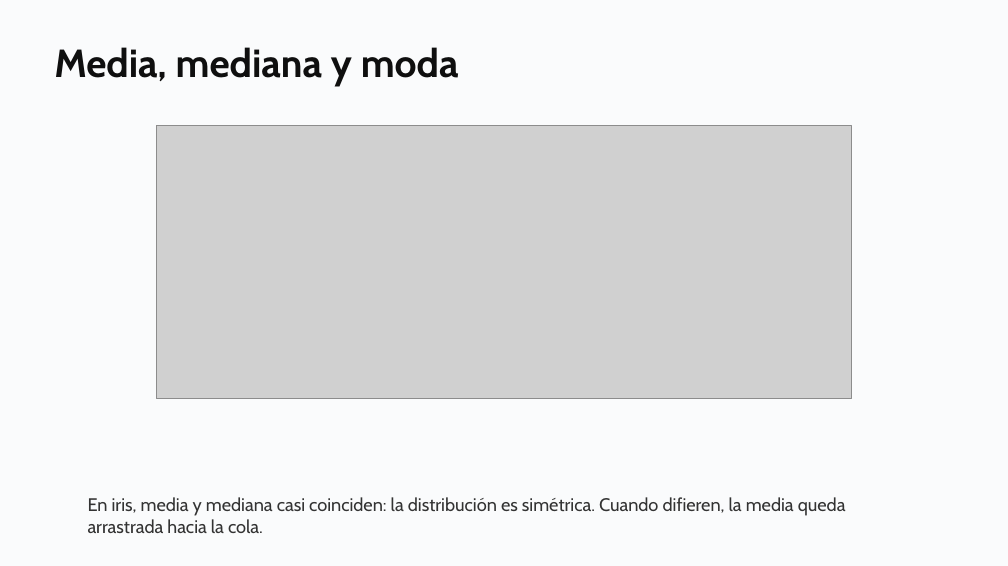
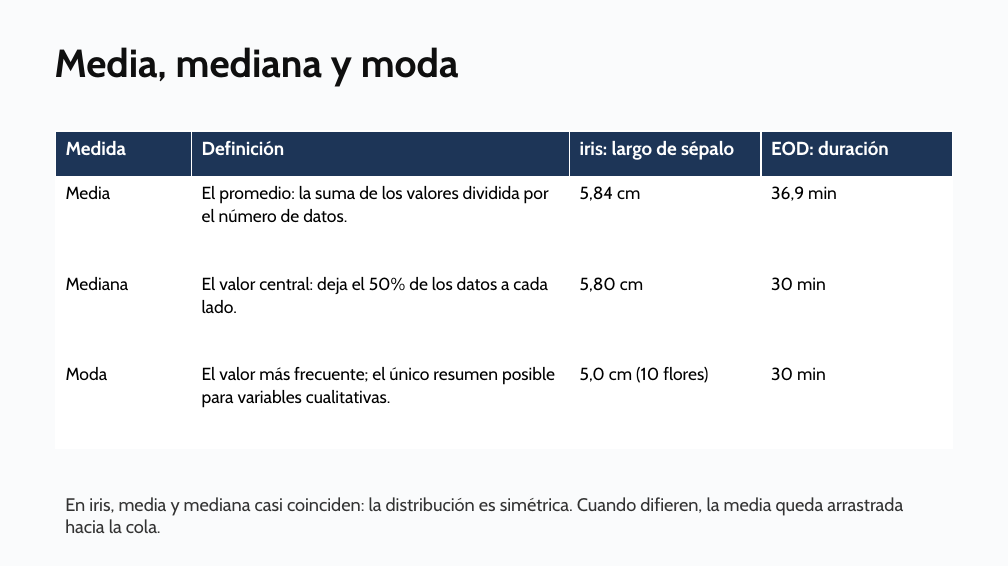
Before and after one commit to daniopitz/diplomado-cdd, a slide deck: slide 22 of presentaciones/clase02_eda_descriptiva.pptx (slide 21 before the commit). Drawn at 1008x566 pixels with LibreOffice and Linux fonts; fonts in the diff are those of the drawing; grey boxes stand for pictures. Boxes give left, top, right and bottom in pixels: in the first picture for what was removed or moved away, otherwise in the second. Text is boxed around its words. In the diff, an @@ line names an element or a change of style, - is before the commit and + after.

```diff
--- a/presentaciones/clase02_eda_descriptiva.pptx
+++ b/presentaciones/clase02_eda_descriptiva.pptx
@@ table added at <box>55,131,953,449</box>, 4 rows, 4 columns @@
+Medida | Definición | iris: largo de sépalo | EOD: duración
+Media | El promedio: la suma de los valores dividida por el número de datos. | 5,84 cm | 36,9 min
+Mediana | El valor central: deja el 50% de los datos a cada lado. | 5,80 cm | 30 min
+Moda | El valor más frecuente; el único resumen posible para variables cualitativas. | 5,0 cm (10 flores) | 30 min
@@ picture removed at <box>156,126,852,399</box> @@
@@ text "En iris, media y mediana ..." rewrapped from <box>88,497,846,533</box> to <box>65,497,903,533</box> @@
```
Also in this commit, not shown: 3 other slides changed, 1 slide added, 1 other file.
